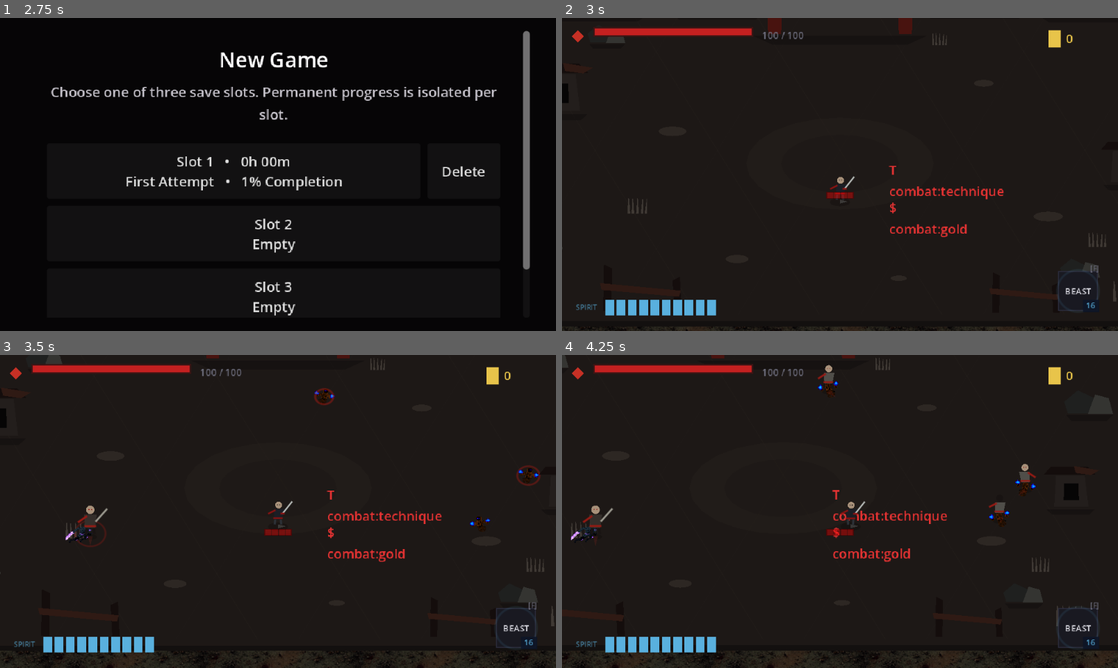
Above: before the commit, frames 1-4 (two rows, left to right).
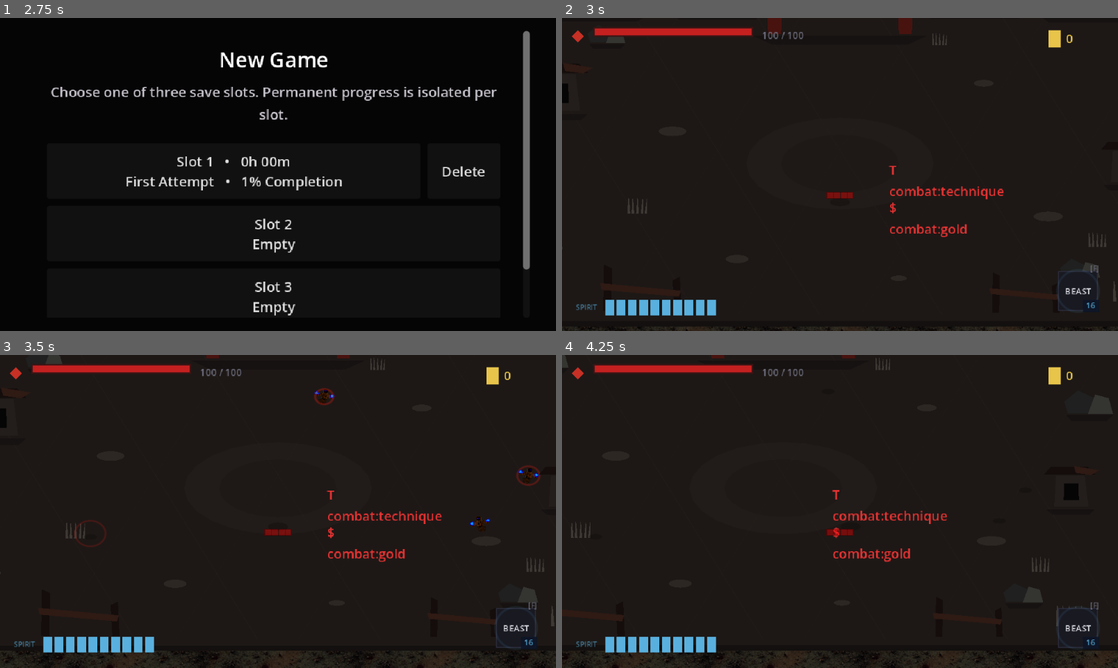
Above: after the commit, the same moments.

Repository: seancl8611/oathbound
Game: Godot game, scene res://TitleScreen/menu.tscn
Two runs of this game, one before a commit and one after it. Both use one fixed random seed, a clock stepped at 60 frames per second and the inputs below. Sound files missing from this copy of the repository are replaced by a short silence.
Inputs (mouse positions are in pixels of both pictures, inside the frame that each line leads up to):
- Up to frame 1 (2.75 s): click "New Game" at 0.5 s; click "Slot 1 • 0h 00m First Attempt…" at 1.25 s; click "Cancel" at 2 s
- Up to frame 2 (3 s): click "Slot 2 Empty" at 2.75 s
- Up to frame 3 (3.5 s): no input
- Up to frame 4 (4.25 s): tap Enter (ui_accept) at 3.5, 3.77 s; move the mouse to (962, 495) at 3.52 s; press the mouse at (962, 495) at 3.53 s; hold D (right) from 3.53 s (still down)

Frame 1 is identical in both runs. In frame 2, less than 0.1% of the frame differs, in the area x 48-53%, y 50-60%; in frame 3, 0.3%; in frame 4, 0.7%, in the area x 1-86%, y 3-61%.

Commit message:
Enforce exclusive replacement actor visuals

Diff:
--- a/game/oathbound/Utility/CameraFollow.gd
+++ b/game/oathbound/Utility/CameraFollow.gd
@@ -1,12 +1,11 @@
 extends Camera2D
 
-## Player-follow camera plus the adopted three-quarter presentation.
+## Compatibility player-follow camera for the adopted high-angle presentation.
 ##
-## The simulation remains completely 2D. We project the ground plane by using a
-## non-uniform Camera2D zoom (Y is compressed relative to X), then counter-scale the
-## main character sprites/proxies and world-space interface so upright content is not
-## squashed. Physics, navigation, hitboxes, attack ranges and AI stay authoritative in
-## their existing world coordinates.
+## Oathbound's production target is now stylized 3D with a fixed high-angle Camera3D.
+## This Camera2D stack remains the playable migration bridge for unmigrated scenes:
+## it projects the existing 2D ground plane, counter-scales upright content, and drives
+## temporary actor proxies without changing authoritative combat coordinates.
 
 @export_category("Follow")
 @export var smoothing_on_start := true
@@ -14,8 +13,7 @@
 
 @export_category("Three-quarter presentation")
 @export var three_quarter_enabled := true
-# The adopted profile uses a gentler projection than the first stretch-test. Authored
-# room dressing and actor silhouettes carry most of the depth read instead of severe Y squash.
+# Compatibility profile. Production Camera3D framing will be tuned independently.
 @export_range(0.5, 1.5, 0.01) var presentation_zoom := 0.94
 @export_range(0.5, 1.0, 0.01) var ground_vertical_compression := 0.84
 @export var framing_world_offset := Vector2(0.0, -18.0)
@@ -39,11 +37,13 @@
 const PRESENTATION_WORLD_UI_SCALE_META := &"_oathbound_three_quarter_world_ui_scale"
 const PRESENTATION_SHADOW_PENDING_META := &"_oathbound_three_quarter_shadow_pending"
 const PRESENTATION_PROXY_PENDING_META := &"_oathbound_three_quarter_proxy_pending"
+const PRESENTATION_VISUAL_BASE_VISIBLE_META := &"_oathbound_three_quarter_base_visible"
+const PRESENTATION_KEEP_WITH_REPLACEMENT_META := &"oathbound_keep_with_replacement_visual"
 const PRESENTATION_SHADOW_NAME := &"ThreeQuarterGroundShadow"
 const PRESENTATION_PROXY_NAME := &"ThreeQuarterActorProxy"
 # Existing scenes were authored before world-depth sorting and often leave backgrounds
 # at z=0. Bias projected actors above that legacy floor, then sort actors against one
-# another by Y. Future three-quarter props can opt into explicit foreground Z bands.
+# another by Y. Future 3D rooms replace this compatibility behavior entirely.
 const ACTOR_DEPTH_BIAS := 1000
 const DEPTH_Z_MIN := -4095
 const DEPTH_Z_MAX := 4095
@@ -183,31 +183,66 @@
 		actor_2d.set_meta(PRESENTATION_Z_META, actor_2d.z_index)
 
 	var sprite := _find_main_actor_sprite(actor_2d)
-	if sprite != null:
-		if compensate_character_sprites:
-			if not sprite.has_meta(PRESENTATION_SCALE_META):
-				sprite.set_meta(PRESENTATION_SCALE_META, sprite.scale)
-			var base_scale_value: Variant = sprite.get_meta(PRESENTATION_SCALE_META)
-			if base_scale_value is Vector2:
-				var base_scale: Vector2 = base_scale_value
-				var safe_compression := maxf(0.01, ground_vertical_compression)
-				# Counter-project only the body artwork. The interpolation knob lets us reduce
-				# correction if compatibility sprites feel too tall.
-				var target_y_factor := 1.0 / safe_compression
-				var y_factor := lerpf(1.0, target_y_factor, clampf(sprite_counter_projection, 0.0, 1.0))
-				sprite.scale = Vector2(base_scale.x, base_scale.y * y_factor)
-
-		if use_procedural_actor_proxies and hide_legacy_actor_sprites_when_proxying:
-			if not sprite.has_meta(PRESENTATION_SELF_MODULATE_META):
-				sprite.set_meta(PRESENTATION_SELF_MODULATE_META, sprite.self_modulate)
-			var hidden_color := sprite.self_modulate
-			hidden_color.a = 0.0
-			sprite.self_modulate = hidden_color
+	if sprite != null and compensate_character_sprites:
+		if not sprite.has_meta(PRESENTATION_SCALE_META):
+			sprite.set_meta(PRESENTATION_SCALE_META, sprite.scale)
+		var base_scale_value: Variant = sprite.get_meta(PRESENTATION_SCALE_META)
+		if base_scale_value is Vector2:
+			var base_scale: Vector2 = base_scale_value
+			var safe_compression := maxf(0.01, ground_vertical_compression)
+			# Counter-project only the body artwork. The interpolation knob lets us reduce
+			# correction if compatibility sprites feel too tall.
+			var target_y_factor := 1.0 / safe_compression
+			var y_factor := lerpf(1.0, target_y_factor, clampf(sprite_counter_projection, 0.0, 1.0))
+			sprite.scale = Vector2(base_scale.x, base_scale.y * y_factor)
+
+	if use_procedural_actor_proxies and hide_legacy_actor_sprites_when_proxying:
+		_hide_legacy_actor_visuals(actor_2d)
 
 	if add_contact_shadows:
 		_ensure_contact_shadow(actor_2d, sprite)
 	if use_procedural_actor_proxies:
 		_ensure_actor_proxy(actor_2d)
+
+
+func _hide_legacy_actor_visuals(actor: Node2D) -> void:
+	# Replacement body art is exclusive, never additive. The old implementation hid
+	# only one direct Sprite2D, which allowed nested/multipart/AnimatedSprite2D bodies to
+	# show through new proxies. Walk the actor subtree and hide all legacy body sprites.
+	# Intentional auxiliary Sprite2D VFX can opt out by setting
+	# `oathbound_keep_with_replacement_visual = true` on their visual root.
+	var visuals: Array[CanvasItem] = []
+	_collect_legacy_actor_visuals(actor, actor, visuals)
+	for visual: CanvasItem in visuals:
+		if not is_instance_valid(visual):
+			continue
+		if not visual.has_meta(PRESENTATION_VISUAL_BASE_VISIBLE_META):
+			visual.set_meta(PRESENTATION_VISUAL_BASE_VISIBLE_META, visual.visible)
+		visual.visible = false
+
+
+func _collect_legacy_actor_visuals(root: Node2D, node: Node, out: Array[CanvasItem]) -> void:
+	if node != root:
+		if node.name == PRESENTATION_PROXY_NAME or node.name == PRESENTATION_SHADOW_NAME:
+			return
+		if bool(node.get_meta(PRESENTATION_KEEP_WITH_REPLACEMENT_META, false)):
+			return
+
+	if node is Sprite2D or node is AnimatedSprite2D:
+		out.append(node as CanvasItem)
+
+	for child: Node in node.get_children():
+		_collect_legacy_actor_visuals(root, child, out)
+
+
+func _restore_legacy_actor_visuals(actor: Node2D) -> void:
+	var visuals: Array[CanvasItem] = []
+	_collect_legacy_actor_visuals(actor, actor, visuals)
+	for visual: CanvasItem in visuals:
+		if not is_instance_valid(visual):
+			continue
+		if visual.has_meta(PRESENTATION_VISUAL_BASE_VISIBLE_META):
+			visual.visible = bool(visual.get_meta(PRESENTATION_VISUAL_BASE_VISIBLE_META))
 
 
 func _refresh_world_controls() -> void:
@@ -275,10 +310,14 @@
 				var base_scale_value: Variant = sprite.get_meta(PRESENTATION_SCALE_META)
 				if base_scale_value is Vector2:
 					sprite.scale = base_scale_value
+			# Older compatibility runs hid the direct sprite by alpha. Restore that state
+			# if the metadata exists, then restore the new subtree visibility contract.
 			if sprite.has_meta(PRESENTATION_SELF_MODULATE_META):
 				var base_modulate_value: Variant = sprite.get_meta(PRESENTATION_SELF_MODULATE_META)
 				if base_modulate_value is Color:
 					sprite.self_modulate = base_modulate_value
+
+		_restore_legacy_actor_visuals(actor_2d)
 
 		if actor_2d.has_meta(PRESENTATION_Z_META):
 			actor_2d.z_index = int(actor_2d.get_meta(PRESENTATION_Z_META))
@@ -296,8 +335,8 @@
 
 
 func _find_main_actor_sprite(actor: Node2D) -> Sprite2D:
-	# Current Akio and migrated standard enemies generally use a direct Sprite2D named
-	# Sprite2D. The fallback keeps the presentation useful for compatibility actors.
+	# Keep the primary Sprite2D for compatibility counter-projection/shadow sizing.
+	# Replacement hiding is handled separately and recursively.
 	var direct := actor.get_node_or_null("Sprite2D") as Sprite2D
 	if direct != null:
 		return direct
@@ -430,6 +469,6 @@
 	if _prototype_badge == null:
 		return
 	if _active_three_quarter:
-		_prototype_badge.text = "THREE-QUARTER POV  |  F9: legacy debug view"
+		_prototype_badge.text = "THREE-QUARTER BRIDGE  |  F9: legacy debug view"
 	else:
-		_prototype_badge.text = "LEGACY DEBUG VIEW  |  F9: three-quarter POV"
+		_prototype_badge.text = "LEGACY DEBUG VIEW  |  F9: three-quarter bridge"
